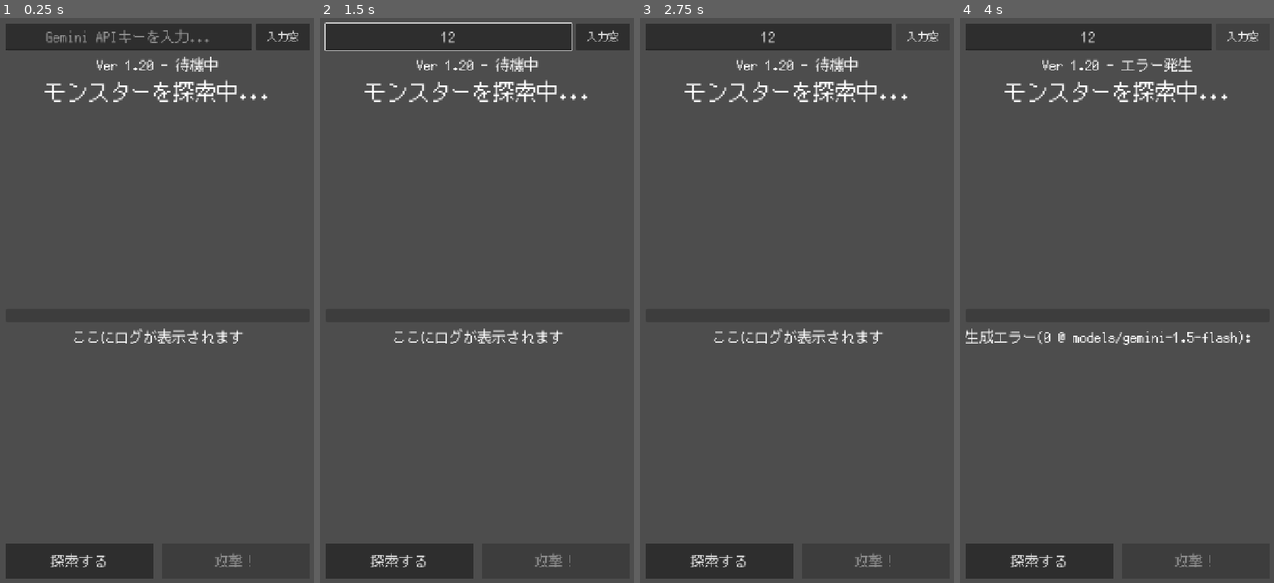
Above: before the commit, frames 1-4 (left to right).
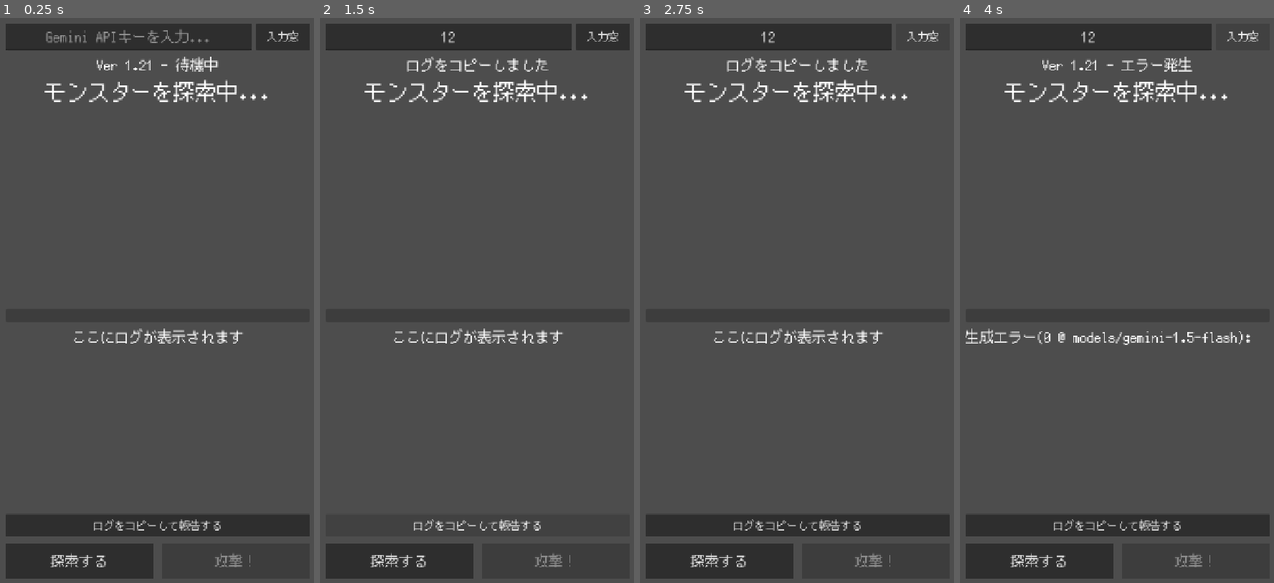
Above: after the commit, the same moments.

Repository: Usobanana/antigravity-aitest001
Game: Godot game, scene res://scenes/main.tscn
Two runs of this game, one before a commit and one after it. Both use one fixed random seed, a clock stepped at 60 frames per second and the inputs below.
Inputs (mouse positions are in pixels of both pictures, inside the frame that each line leads up to):
- Up to frame 1 (0.25 s): no input
- Up to frame 2 (1.5 s): click (448, 34) at 0.52 s; type "12" at 0.6 s; click (477, 526) at 1.25 s, where only the run after the commit has a clickable "ログをコピーして報告する"
- Up to frame 3 (2.75 s): click "入力窓" at 2 s
- Up to frame 4 (4 s): click "探索する" at 2.75 s; click "入力窓" at 3.5 s

The runs differ from the first frame. In frame 1, 3.6% of the frame differs, in the area x 1-99%, y 7-92%; in frame 2, 1.1%; in frame 3, 4.1%, in the area x 1-99%, y 6-92%; in frame 4, 3.6%.

Commit message:
feat: add copy log button for better debugging (Ver 1.21)

Diff:
--- a/新しいゲームプロジェクト/scenes/main.tscn
+++ b/新しいゲームプロジェクト/scenes/main.tscn
@@ -79,6 +79,12 @@
 bbcode_enabled = true
 text = "[center]ここにログが表示されます[/center]"
 
+[node name="CopyLogButton" type="Button" parent="UI"]
+custom_minimum_size = Vector2(0, 50)
+layout_mode = 2
+theme_override_font_sizes/font_size = 24
+text = "ログをコピーして報告する"
+
 [node name="Buttons" type="HBoxContainer" parent="UI"]
 custom_minimum_size = Vector2(0, 80)
 layout_mode = 2
--- a/新しいゲームプロジェクト/scripts/main.gd
+++ b/新しいゲームプロジェクト/scripts/main.gd
@@ -11,9 +11,10 @@
 @onready var attack_button = $UI/Buttons/AttackButton
 @onready var api_key_input = $UI/KeyInputHBox/APIKeyInput
 @onready var key_prompt_button = $UI/KeyInputHBox/KeyPromptButton
+@onready var copy_log_button = $UI/CopyLogButton
 @onready var monster_image = $UI/MonsterInfo/MonsterImage
 const SAVE_PATH = "user://settings.cfg"
-const APP_VERSION = "Ver 1.20"
+const APP_VERSION = "Ver 1.21"
 const STYLE_PROMPT = "digital illustration, dark fantasy, epic, highly detailed, cinematic lighting, centered on solid dark background"
 
 var image_http_request: HTTPRequest
@@ -62,6 +63,7 @@
 	image_http_request.request_completed.connect(_on_image_request_completed)
 
 	key_prompt_button.pressed.connect(_on_key_prompt_button_pressed)
+	copy_log_button.pressed.connect(_on_copy_log_button_pressed)
 
 	load_api_key()
 	update_ui()
@@ -111,6 +113,17 @@
 			api_key_input.text = result
 			save_api_key(result)
 			status_label.text = APP_VERSION + " - キーを設定しました"
+
+func _on_copy_log_button_pressed():
+	var full_text = log_label.get_parsed_text()
+	if OS.has_feature("web"):
+		# JS を介してクリップボードにコピー（ユーザー操作由来の必要あり）
+		var escaped_text = full_text.replace("\\", "\\\\").replace("'", "\\'").replace("\n", "\\n")
+		var js_code = "navigator.clipboard.writeText('" + escaped_text + "').then(() => alert('ログをコピーしました。チャットに貼り付けて送信してください。'));"
+		JavaScriptBridge.eval(js_code)
+	else:
+		DisplayServer.clipboard_set(full_text)
+		status_label.text = "ログをコピーしました"
 
 func _on_monster_generated(data):
 	current_monster = data
